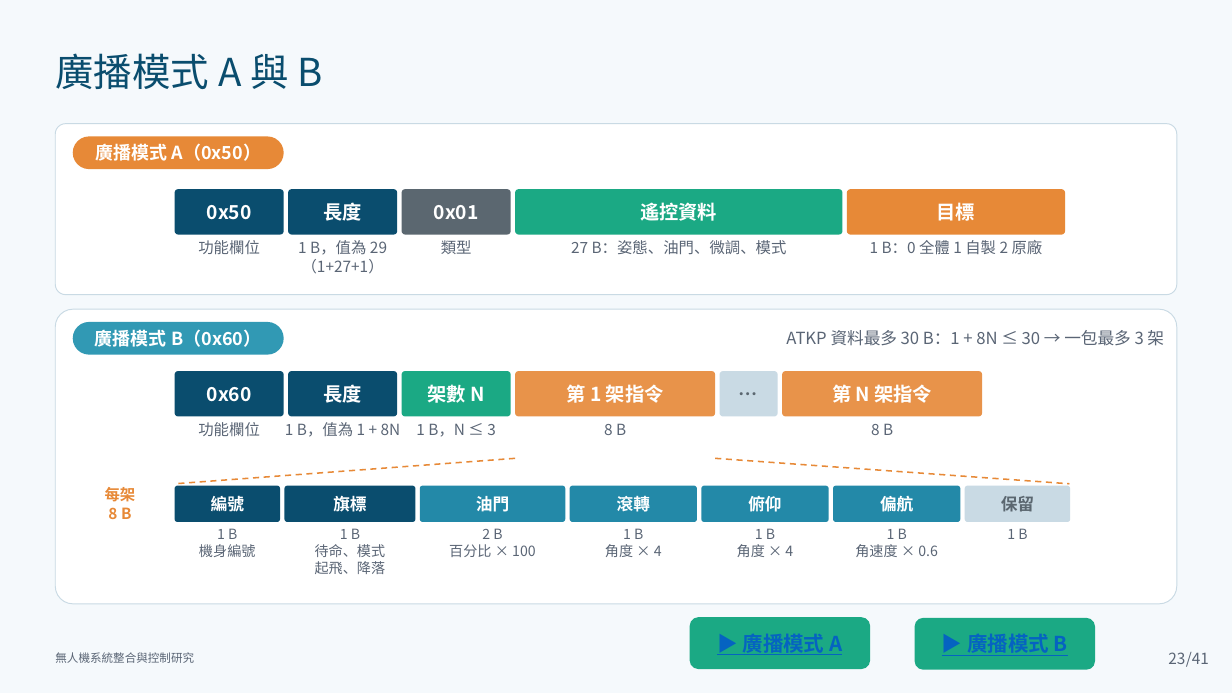
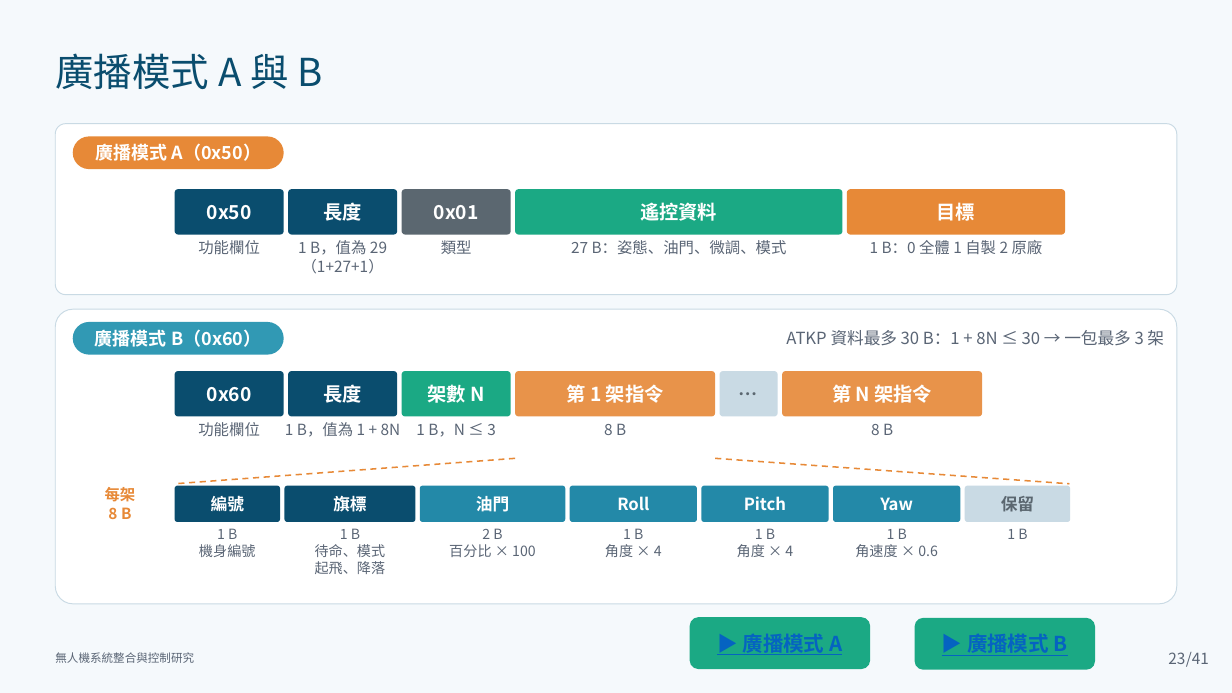
Before and after one commit to lingken1028/-, a slide deck: slide 23 of 無人機系統整合與控制研究_口試簡報 2.pptx. Drawn at 1232x693 pixels with LibreOffice and Linux fonts; fonts in the diff are those of the drawing. Boxes give left, top, right and bottom in pixels: in the first picture for what was removed or moved away, otherwise in the second. Text is boxed around its words. In the diff, an @@ line names an element or a change of style, - is before the commit and + after.

```diff
--- a/無人機系統整合與控制研究_口試簡報 2.pptx
+++ b/無人機系統整合與控制研究_口試簡報 2.pptx
@@ text in rounded rectangle at bbox=[617, 496, 649, 511]: text changed @@
-滾轉
+Roll
@@ text in rounded rectangle at bbox=[744, 496, 786, 511]: text changed @@
-俯仰
+Pitch
@@ text in rounded rectangle at bbox=[880, 497, 912, 510]: text changed @@
-偏航
+Yaw
```
Also in this commit, not shown: 11 other slides changed.
